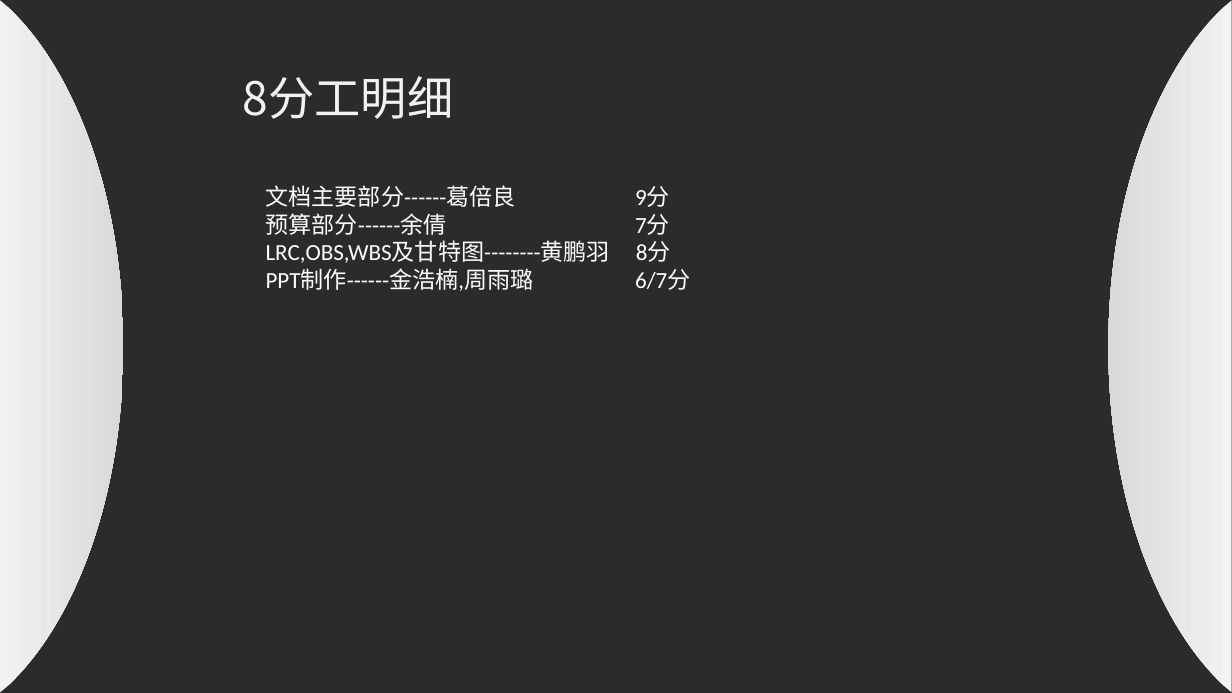
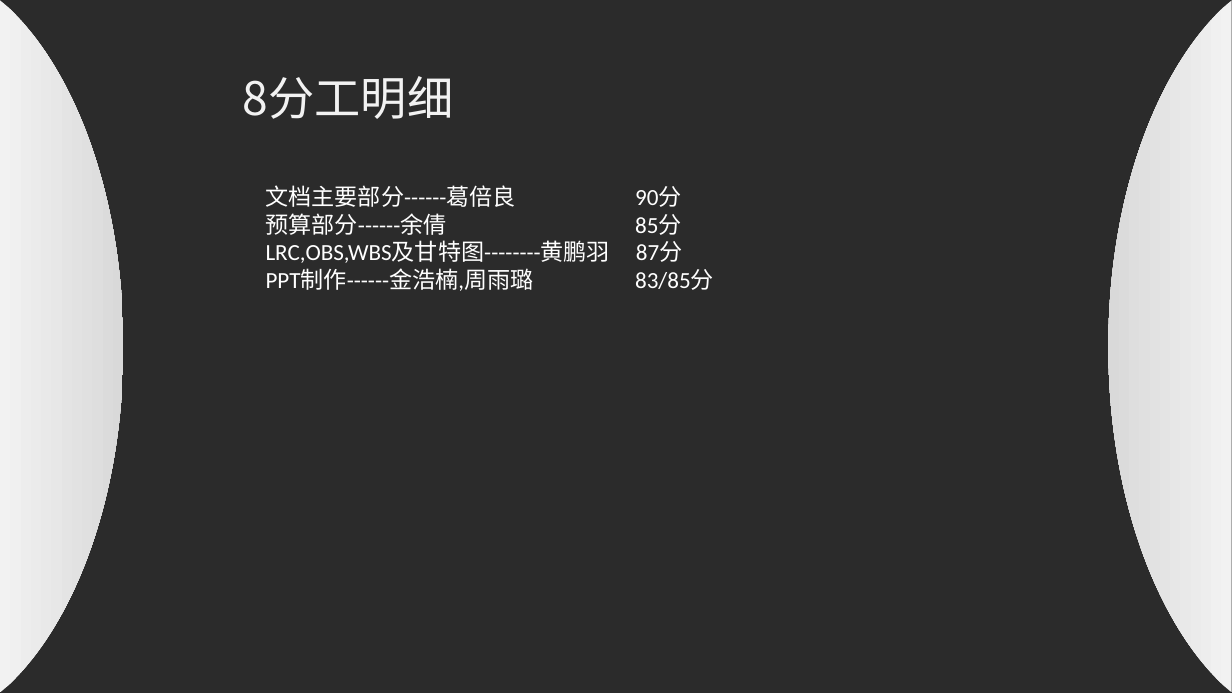
Before and after one commit to PRD2017-G07/G07-teamwork, a slide deck: slide 28 of 0PPT/需求工程计划评审.ppt. Drawn at 1232x693 pixels with LibreOffice and Linux fonts; fonts in the diff are those of the drawing; background and template pictures are left out; a plain dark background stands for a picture behind light text. Boxes give left, top, right and bottom in pixels: in the first picture for what was removed or moved away, otherwise in the second. Text is boxed around its words. In the diff, an @@ line names an element or a change of style, - is before the commit and + after.

Commit message:
GBL

```diff
--- a/0PPT/需求工程计划评审.ppt
+++ b/0PPT/需求工程计划评审.ppt
@@ text at (x1=266, y1=185, x2=714, y2=291): text changed @@
-文档主要部分------葛倍良 9分
-预算部分------余倩 7分
-LRC,OBS,WBS及甘特图--------黄鹏羽 8分
-PPT制作------金浩楠,周雨璐 6/7分
+文档主要部分------葛倍良 90分
+预算部分------余倩 85分
+LRC,OBS,WBS及甘特图--------黄鹏羽 87分
+PPT制作------金浩楠,周雨璐 83/85分
```
